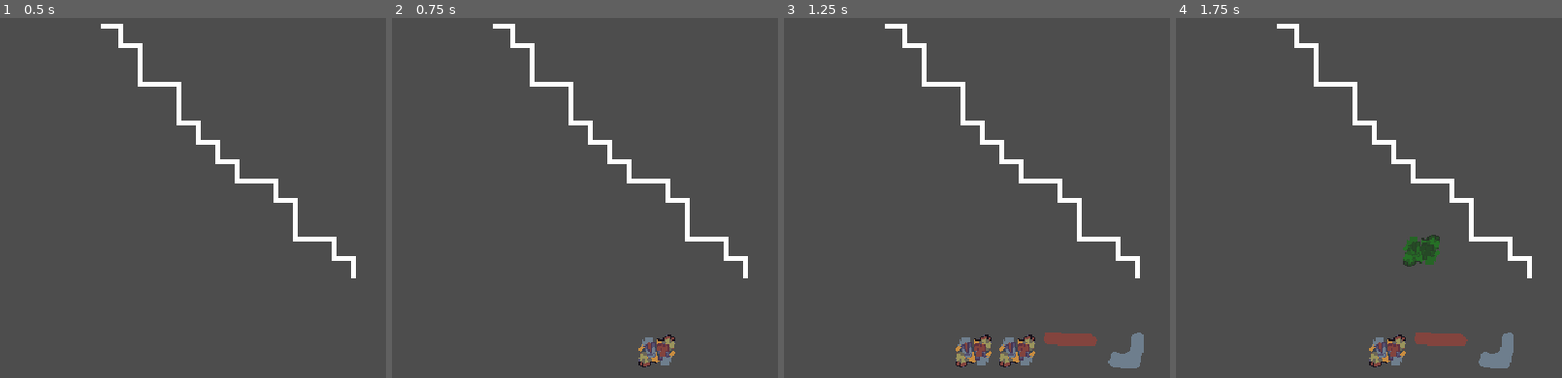
Above: before the commit, frames 1-4 (left to right).
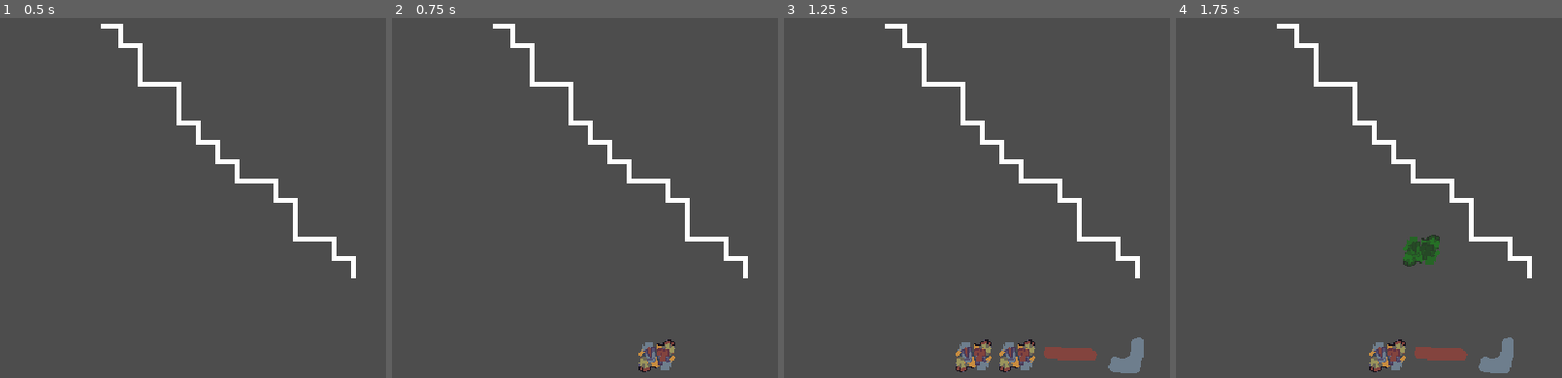
Above: after the commit, the same moments.

Repository: Gunturadhtya/GIMJAM-2026
Game: Godot game, scene res://Scene/Prototype/PrototypeScene.tscn
Same seed, same stepped clock (60 frames per second), same inputs: the game is played once before the commit and once after it. The engine's default icon, where the game draws it, is replaced by a stand-in: a white triangle on a blue panel in a dark square.
Inputs (mouse positions are in pixels of both pictures, inside the frame that each line leads up to):
- Up to frame 1 (0.5 s): no input
- Up to frame 2 (0.75 s): tap Enter (ui_accept) at 0.5 s; move the mouse to (outside the picture) at 0.52 s; hold R (rotate_item) from 0.53 s (still down); click (outside the picture) at 0.67 s
- Up to frame 3 (1.25 s): keep holding R (rotate_item); tap Enter (ui_accept) at 0.77, 0.8, 1.07 s
- Up to frame 4 (1.75 s): release R (rotate_item) at 1.25 s; drag from (1365, 352) to (1403, 248) at 1.27 s

Frame 1 is identical in both runs. In frame 2, 0.7% of the frame differs, in the area x 63-74%, y 87-99%; in frame 3, 2.4%, in the area x 44-94%, y 87-99%; in frame 4, 1.8%.

Commit message:
fix: the trash will reset its rotated degree when the item is picked up again

Diff:
--- a/Scene/UI/InventorySlot.tscn
+++ b/Scene/UI/InventorySlot.tscn
@@ -4,5 +4,5 @@
 
 [node name="InventorySlot" type="TextureRect"]
 mouse_default_cursor_shape = 6
-stretch_mode = 2
+stretch_mode = 3
 script = ExtResource("1_ce5md")
--- a/Scripts/States/DraggingState.gd
+++ b/Scripts/States/DraggingState.gd
@@ -10,7 +10,6 @@
 
 var last_mouse_x := 0.0
 var current_sway := 0.0
-var target_visual_rotation := 0.0
 
 func enter(previous_state_path: String, data := {}) -> void:
 	if data.has("trash"):
@@ -23,7 +22,6 @@
 	level.held_visual.setup(current_trash)
 	last_mouse_x = level.get_global_mouse_position().x
 	current_sway = 0.0
-	target_visual_rotation = 0.0
 	level.held_visual.rotation_degrees = 0.0
 
 	print("State: Dragging")
@@ -57,7 +55,6 @@
 
 	if _event.is_action_pressed("rotate_item"): # Rotate
 		current_trash.rotate()
-		target_visual_rotation += 90.0
 		_update_ghost_visual()
 		_validate_position()
 
@@ -93,7 +90,7 @@
 
 	current_sway = lerp(current_sway, target_tilt, delta * RECOVERY_SPEED)
 
-	level.held_visual.rotation_degrees = target_visual_rotation + current_sway
+	level.held_visual.rotation_degrees = current_trash.rotated_degree + current_sway
 
 	last_mouse_x = mouse_pos.x
 
--- a/Scripts/Systems/LevelManager.gd
+++ b/Scripts/Systems/LevelManager.gd
@@ -12,7 +12,7 @@
 func start_dragging_item(trash: TrashShape):
 	state_machine._transition_to_next_state("Dragging", {"trash" : trash})
 
-func add_random_item_to_inventory():
+func add_random_item_to_inventory(): # addd random item from /Data
 	var shape_data = GameData.get_random_shape()
 
 	if shape_data:
--- a/Scripts/TrashShape.gd
+++ b/Scripts/TrashShape.gd
@@ -16,4 +16,5 @@
 func get_copy() -> TrashShape:
 	var copy = self.duplicate(true)
 	copy.offset = offset.duplicate()
+	copy.rotated_degree = rotated_degree
 	return copy
--- a/Scripts/UI/InventorySlot.gd
+++ b/Scripts/UI/InventorySlot.gd
@@ -8,6 +8,7 @@
 
 func setup(data: TrashShape):
 	item_data = data
+
 	_update_visuals()
 
 func _update_visuals():
